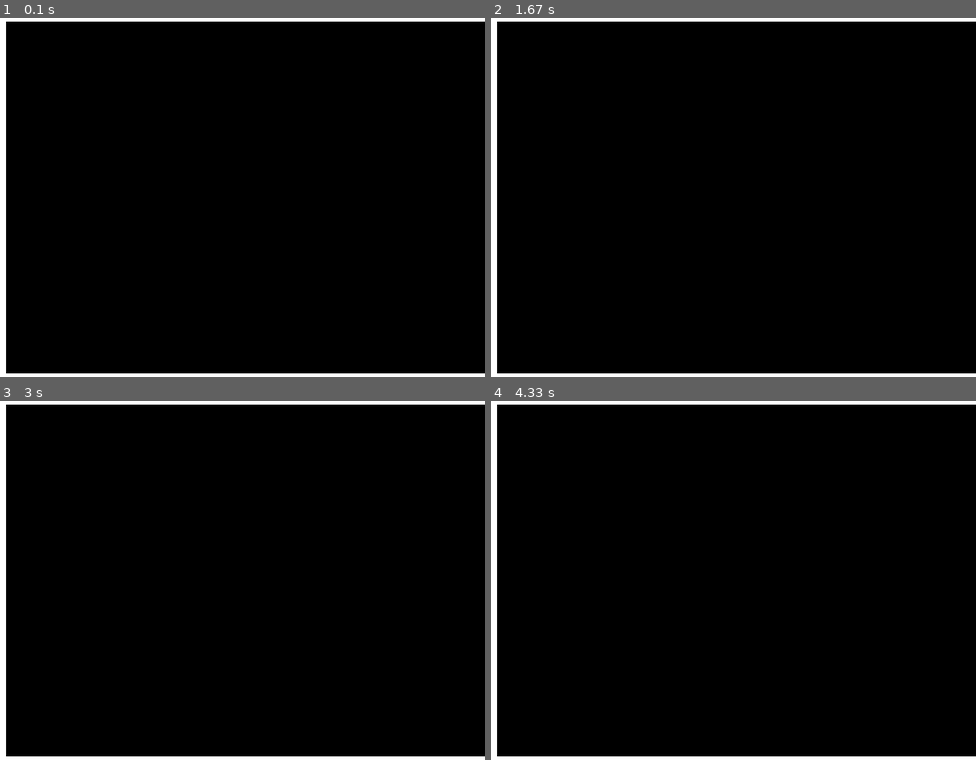
Above: before the commit, frames 1-4 (two rows, left to right).
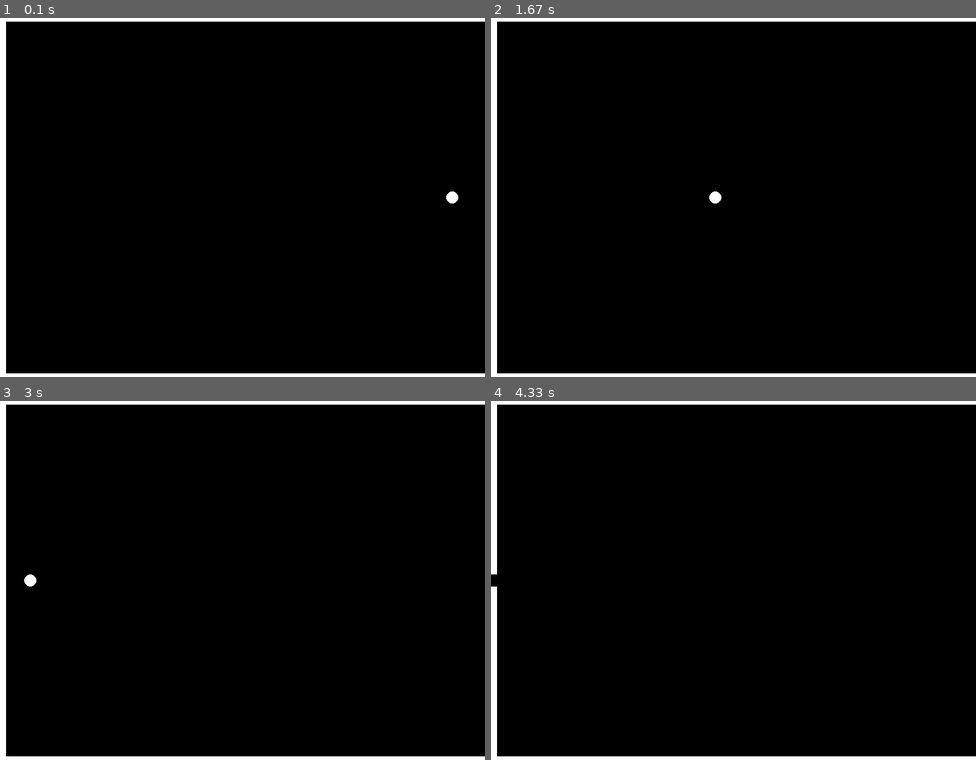
Above: after the commit, the same moments.

Repository: mgmytrasiewicz/pygame-pong-v2
Game: pygame game, started from main.py
The game is run twice, just before and just after one commit, with the same random seed, the same clock (stepped at 60 frames per second) and the same inputs.
Inputs:
- Up to frame 1 (0.1 s): no input
- Up to frame 2 (1.67 s): no input
- Up to frame 3 (3 s): no input
- Up to frame 4 (4.33 s): no input

The runs differ from the first frame. In frame 1, less than 0.1% of the frame differs, in the area x 92-95%, y 48-52%; in frame 2, less than 0.1%; in frame 3, less than 0.1%; in frame 4, less than 0.1%.

Commit message:
Initial commit

Diff:
--- a/main.py
+++ b/main.py
@@ -3,26 +3,60 @@
 # Initialize Pygame
 pygame.init()
 
-# Set up display
+# Configuration parameters
 BORDER = 10
 WIDTH, HEIGHT = 800, 600
+VELOCITY = 4
 
+# Ball class definition
+class Ball:
+
+    RADIUS = 10
+
+    def __init__(self, x, y, vx, vy):
+        self.x = x
+        self.y = y
+        self.vx = vx
+        self.vy = vy
+
+    def show(self, color):
+        global screen
+        pygame.draw.circle(screen, color, (self.x, self.y), self.RADIUS)
+
+    def update(self):
+        self.show(pygame.Color("black"))  # Erase the ball by drawing it in black
+        self.x += self.vx
+        self.y += self.vy
+        self.show(pygame.Color("white"))  # Draw the ball in white
+
+# Initialize the screen
 screen = pygame.display.set_mode((WIDTH, HEIGHT))
 screen.fill(pygame.Color("black"))
 
+# Set window title
 pygame.display.set_caption("The Pong Game")
 
+# Draw borders
 pygame.draw.rect(screen, pygame.Color("white"),\
-                 pygame.Rect(0, 0, WIDTH, BORDER))  # Top border
+                pygame.Rect(0, 0, WIDTH, BORDER))  # Top border
 pygame.draw.rect(screen, pygame.Color("white"),\
-                    pygame.Rect(0, HEIGHT - BORDER, WIDTH, BORDER))  # Bottom border
+                pygame.Rect(0, HEIGHT - BORDER, WIDTH, BORDER))  # Bottom border
 pygame.draw.rect(screen, pygame.Color("white"),\
-                    pygame.Rect(0, 0, BORDER, HEIGHT))  # Left border
+                pygame.Rect(0, 0, BORDER, HEIGHT))  # Left border
 
+# Draw the ball
+ball = Ball(WIDTH-Ball.RADIUS, HEIGHT//2, -VELOCITY, 0)
+ball.show(pygame.Color("white"))
+
+# Update the display
 pygame.display.flip()
+
+# Main loop to keep the window open
 while True:
     e = pygame.event.poll()
     if e.type == pygame.QUIT:
         break
+    ball.update()
+    pygame.display.flip()
 
 pygame.quit()
Empty file removed: pong/__init__.py
